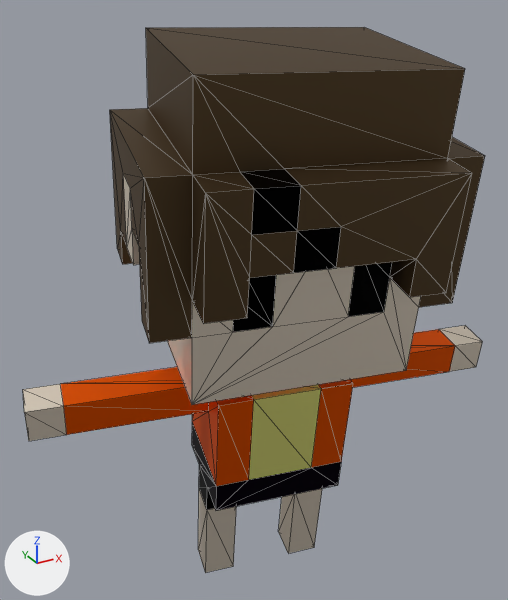
The glTF model yatsuha_new.glb: old version first, new version second.
Rendered twice from a 50 mm camera at (-0.0185, -0.0315, 0.0353) aimed at (-0.0006, 0.001, 0.0191). The lights are fixed; the arrows at lower left show +X, +Y and +Z. Mesh edges are drawn as thin lines. Where no turn or scale is listed for an object, it has been applied to the vertices. Vertices at the same position are counted once.

The older version as bpy lines, for what is in view:
```python
me_unamedmesh = bpy.data.meshes.new('unamedmesh')
me_unamedmesh.from_pydata(...)  # 180 vertices, 324 faces; spans x -0.0138..0.0141, y -0.0095..0.0079, z -0.0009..0.0336
me_unamedmesh.materials.append(mat_palettemat)  # picture img_yatsuha
# before: 35 (-0.0069, -0.0058, 0.0324) at pixel (193, 74), 37 (-0.0051, 0.004, 0.0336) at pixel (145, 27), 117 (0.0049, -0.008, 0.0323) at pixel (465, 68), 118 (0.0067, 0.0017, 0.0335) at pixel (364, 27)
# before: 52 (-0.0036, 0.0019, 0.0153), 168 (-0.002, -0.0004, 0.015), 173 (-0.0115, 0.0034, 0.0154) at pixel (60, 383), 174 (-0.0017, 0.0016, 0.0152), 179 (-0.0033, 0.0039, 0.0155)
ob_unamed = bpy.data.objects.new('unamed', me_unamedmesh)
ob_unamed.location = (0.0, 0.0, 0.0)
```
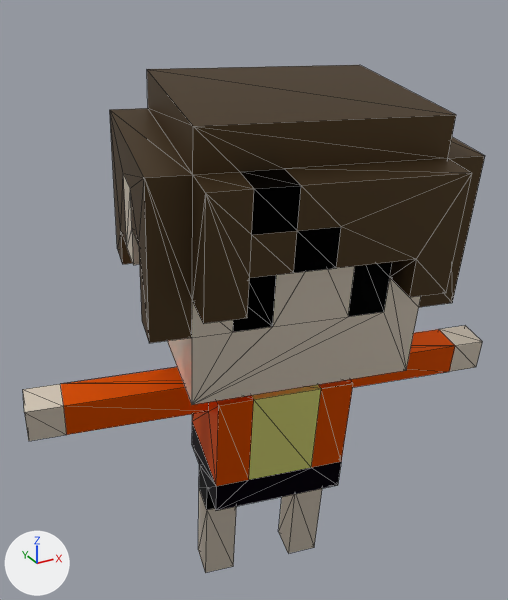
The newer file is also rescaled (x8.0), turned or shifted as a whole; pictures and numbers use the older file's frame.

Pixel boxes (x1, y1, x2, y2) of what changed, in the pictures (508 x 600 px; the box of a moved part takes in the faces that stretch with it):
```json
{"object": "unamed", "change": "reshaped", "before": [23, 27, 485, 573], "after": [23, 65, 485, 573], "on screen": "7% shorter"}
{"part": 1, "of": "me_unamedmesh", "change": "moved or reshaped", "before": [146, 27, 465, 175], "after": [147, 65, 456, 175]}
{"part": 2, "of": "me_unamedmesh", "change": "moved or reshaped", "before": [63, 367, 182, 384], "after": [63, 367, 182, 384]}
```

Edits to the scene script, one JSON object a line:
```json
{"block": "me_unamedmesh", "where": "# used by ob_unamed; location = (0.0, 0.0, 0.0)"}
{"block": "me_unamedmesh", "where": "# verts and faces of me_unamedmesh; kept vertices keep their numbers, new ones are numbered from 180"}
{"op": "remove", "block": "me_unamedmesh", "code": "me_unamedmesh.from_pydata(...)  # 180 vertices, 324 faces; spans x -0.0138..0.0141, y -0.0095..0.0079, z -0.0009..0.0336"}
{"op": "add", "block": "me_unamedmesh", "code": "me_unamedmesh.from_pydata(...)  # 181 vertices, 324 faces; spans x -0.0138..0.0141, y -0.0095..0.0079, z -0.0009..0.0317"}
{"block": "me_unamedmesh", "change": "me_unamedmesh part 1"}
{"op": "add", "block": "me_unamedmesh", "code": "verts[35] = (-0.0069, -0.0055, 0.0304)  # moved, pixel (193, 126)"}
{"op": "add", "block": "me_unamedmesh", "code": "verts[118] = (0.0067, 0.002, 0.0315)  # moved, pixel (359, 64)"}
{"op": "add", "block": "me_unamedmesh", "code": "verts[37] = (-0.0051, 0.0042, 0.0317)  # moved, pixel (146, 69)"}
{"op": "add", "block": "me_unamedmesh", "code": "verts[117] = (0.0049, -0.0078, 0.0303)  # moved, pixel (456, 114)"}
{"block": "me_unamedmesh", "change": "me_unamedmesh part 2"}
{"op": "add", "block": "me_unamedmesh", "code": "delete_faces([(52, 173, 168), (52, 168, 174), (52, 174, 179)])"}
{"op": "add", "block": "me_unamedmesh", "code": "verts[180] = (-0.0036, 0.0019, 0.0153)"}
{"op": "add", "block": "me_unamedmesh", "code": "faces += [(168, 180, 173), (168, 174, 180), (174, 179, 180)]"}
```
